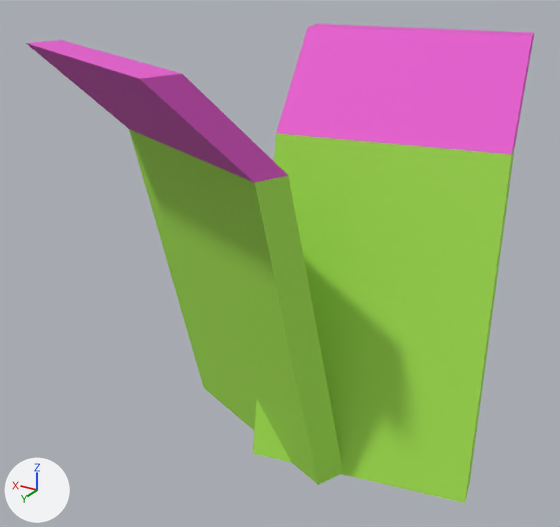
The FBX model Assets/Art/Hoang/mesh/flower1.fbx as it was, and as the next commit left it.
Both versions are drawn from a 50 mm camera at (0.104, 0.475, 0.402) aimed at (0.386, 0.005, 0.167). Arrows for +X, +Y and +Z are at lower left; the lights stay in place. The first picture is the older version. Where no turn or scale is listed for an object, it has been applied to the vertices.

Names of what the first picture shows: 'flower'.
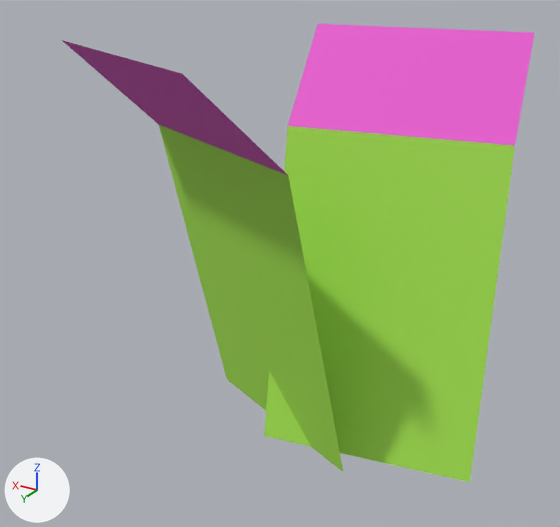
Where the newer file only moved an object's origin or applied its transform, the numbers keep the older frame.

Boxes (x1, y1, x2, y2) around the edits, measured in the pictures (560 x 527 px):
'flower', reshaped (7% narrower): before (26, 24, 534, 503); after (62, 24, 534, 482)
part 1 of me_cube_007, cut back: before (26, 24, 534, 503); after (158, 124, 515, 420)

The change, as a list of edits to the scene's bpy script:
```text
Change me_cube_007:
    used by ob_flower; location = (0.2252, 0.0006, 0.0037)
    remove me_cube_007.from_pydata(...)  # 24 vertices, 20 faces; spans x 0.0..0.315, y -0.152..0.157, z 0.0..0.326
    add me_cube_007.from_pydata(...)  # 26 vertices, 11 faces; spans x 0.005..0.305, y -0.152..0.133, z 0.0..0.326
    me_cube_007 part 1
    8 vertices are removed from x 0.01..0.315, y -0.126..0.157, z 0.256..0.326
    18 faces are deleted
    4 vertices move from x 0.0..0.265, y -0.029..0.039, z 0.0 to x 0.007..0.26, y -0.04..0.028, z 0.051..0.064
    10 vertices are added at x 0.009..0.271, y -0.07..0.054, z 0.102..0.205
    9 new faces join them, mat_green_7 (green #a7e750)
```
